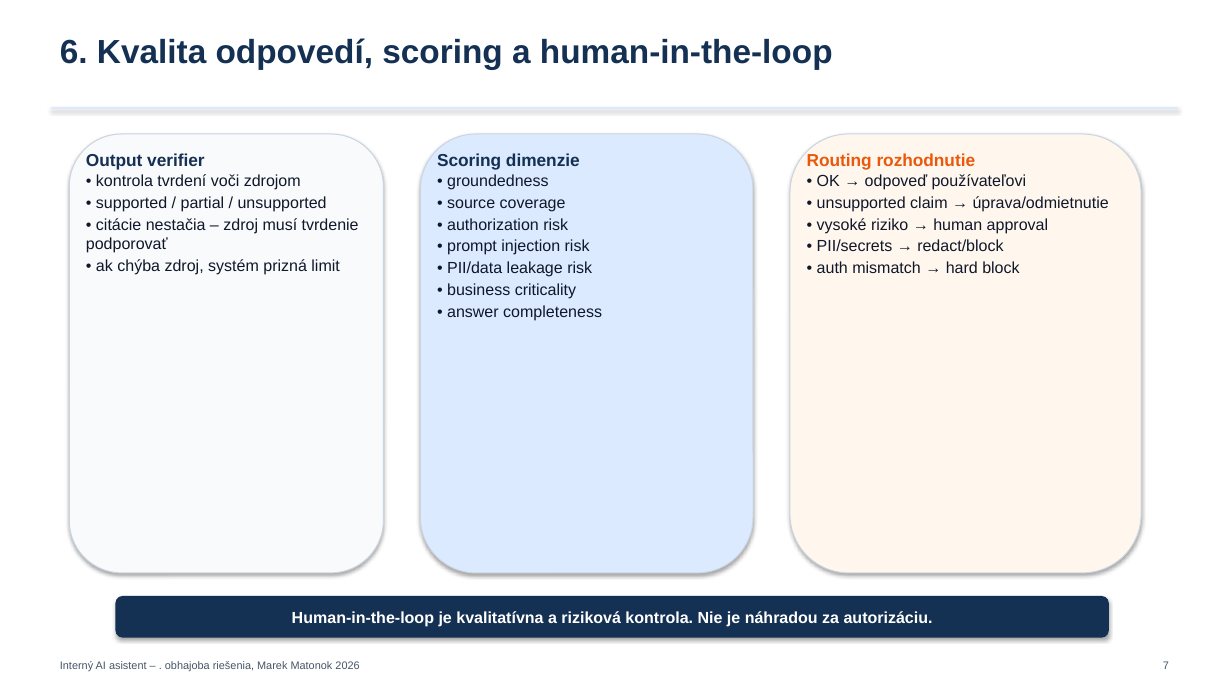
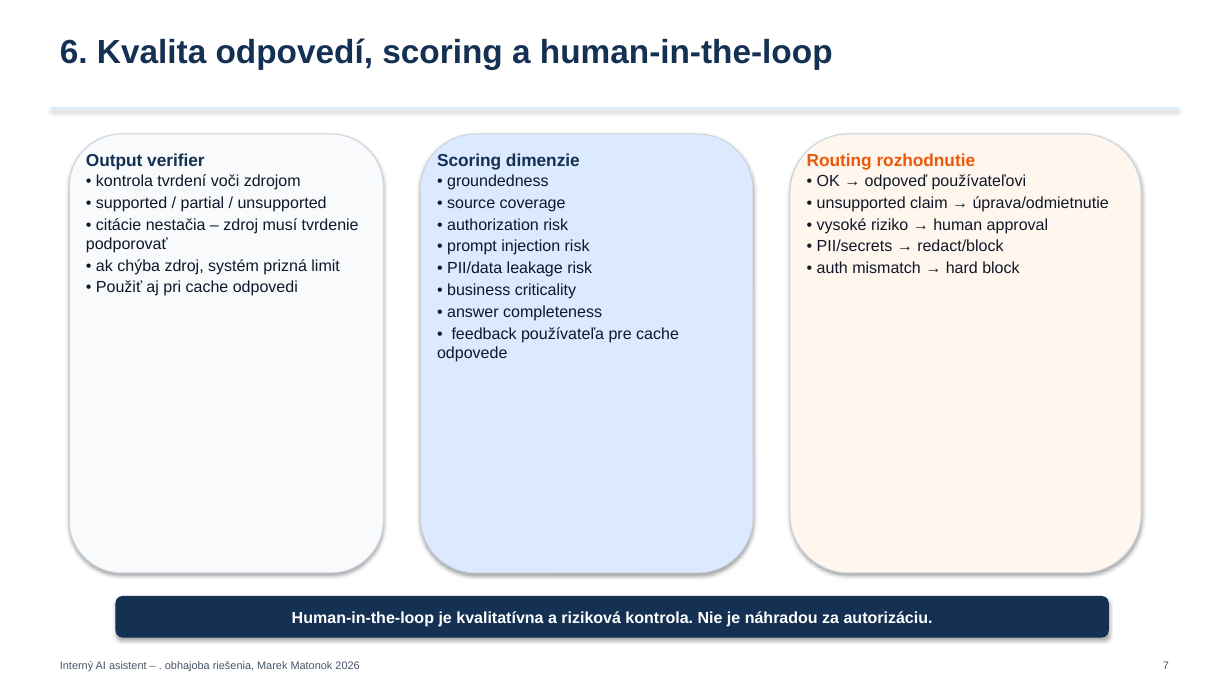
Before and after one commit to mmaideveloper/aiIntenalOrganzationAgent, a slide deck: slide 7 of Doc/AI_interny_asistent_10min_prezentacia.pptx. Drawn at 1232x693 pixels with LibreOffice and Linux fonts; fonts in the diff are those of the drawing. Boxes give left, top, right and bottom in pixels: in the first picture for what was removed or moved away, otherwise in the second. Text is boxed around its words. In the diff, an @@ line names an element or a change of style, - is before the commit and + after.

Commit message:
final updates

```diff
--- a/Doc/AI_interny_asistent_10min_prezentacia.pptx
+++ b/Doc/AI_interny_asistent_10min_prezentacia.pptx
@@ text at (96,280,298,296): paragraph added @@
+• Použiť aj pri cache odpovedi
@@ text at (437,327,679,362): paragraph added @@
+• feedback používateľa pre cache odpovede
```
